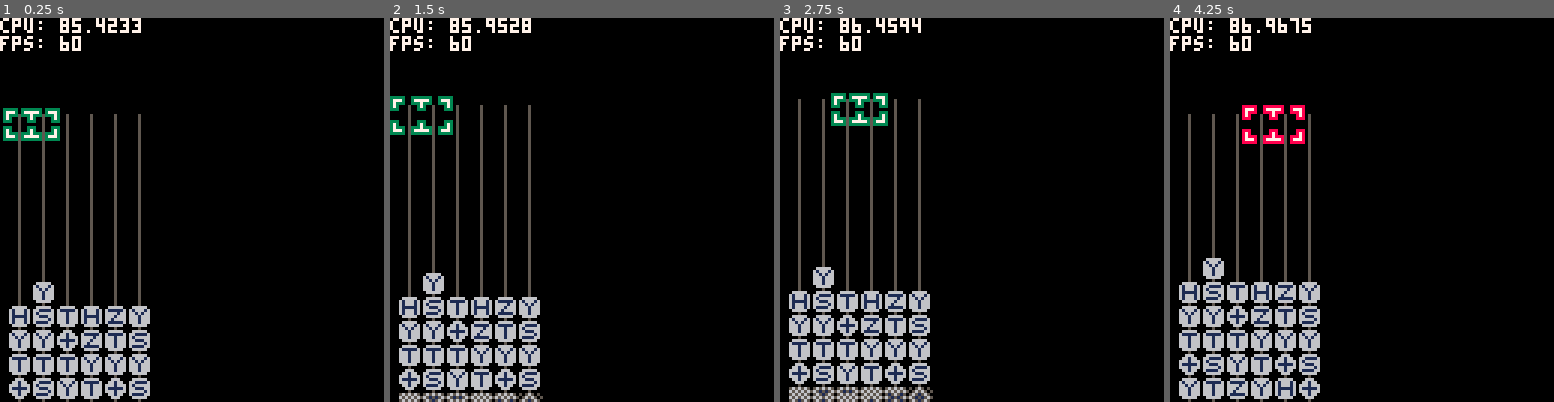
Above: before the commit, frames 1-4 (left to right).
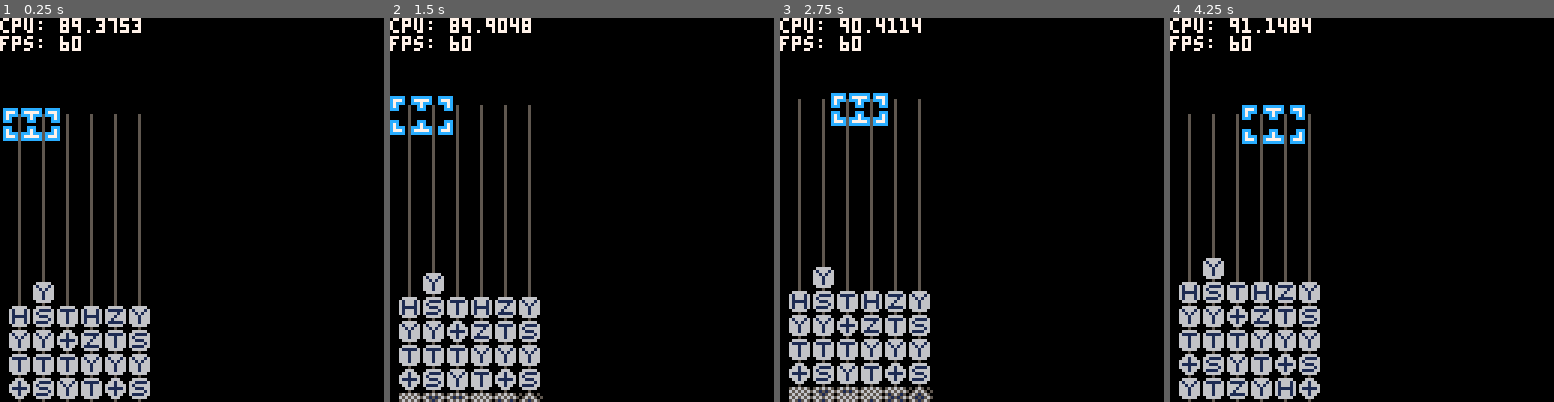
Above: after the commit, the same moments.

Repository: qniapp/quantattack
Game: PICO-8 cartridge qitaev.p8
The game is run twice, just before and just after one commit, with the same random seed, the same clock (stepped at 60 frames per second) and the same inputs.
Inputs:
- Up to frame 1 (0.25 s): no input
- Up to frame 2 (1.5 s): tap X (X key) at 0.33, 1.07 s; tap O (Z key) at 0.7 s
- Up to frame 3 (2.75 s): hold Right 1.6-2.1 s; tap O (Z key) at 1.7, 2.1, 2.5 s; tap X (X key) at 1.85 s; hold Up 2.15-2.42 s; hold Right from 2.47 s (still down)
- Up to frame 4 (4.25 s): tap O (Z key) every 0.4 s from 2.9 to 4.1 s; tap X (X key) at 2.97, 4.08 s; release Right at 3.03 s; hold Left 3.08-3.58 s; hold Down 3.63-3.97 s; hold Right from 4.02 s (still down)

The runs differ from the first frame. In frame 1, 0.7% of the frame differs, in the area x 0-34%, y 0-33%; in frame 2, 0.7%; in frame 3, 0.8%; in frame 4, 0.9%, in the area x 15-37%, y 0-33%.

Commit message:
game over 画面を追加

Diff:
--- a/qitaev.p8
+++ b/qitaev.p8
@@ -12,6 +12,7 @@
   ["red"] = 8,
   ["orange"] = 9,
   ["yellow"] = 10,
+  ["green"] = 11,
   ["blue"] = 12,
 }
 
@@ -215,7 +216,7 @@
   cols = 6,
   rows = 12,
   next_row = 1,
-  cnot_probability = 0.1,
+  cnot_probability = 0.9,
 
   new = function(self, top, left)
     local b = {
@@ -305,14 +306,41 @@
           end
         end
 
-        -- draw cnot gates over the cnot laser
+        -- draw swap line
+        for bx = 1, board.cols do
+          for by = board.rows, 1, -1 do
+            local x = self.left + (bx - 1) * quantum_gate.size
+            local y = self.top + (by - 1) * quantum_gate.size
+            local gate = self.gate[bx][by]
+
+            if gate:is_swap() then
+              local other_x = nil
+              for ox = 1, board.cols do
+                if ox ~= bx and self.gate[ox][by]:is_swap() then
+                  other_x = ox
+                  break
+                end
+              end
+              assert(other_x)
+
+              local lx0 = x + 3
+              local ly0 = y + 3 - self.raised_dots
+              local lx1 = self.left + (other_x - 1) * 8 + 3
+              local ly1 = ly0
+
+              line(lx0, ly0, lx1, ly1, colors.green)
+            end
+          end
+        end
+
+        -- draw cnot and swap gates over the cnot and swap laser
         for bx = 1, board.cols do
           for by = board.rows + board.next_row, 1, -1 do
             local x = self.left + (bx - 1) * quantum_gate.size
             local y = self.top + (by - 1) * quantum_gate.size
             local gate = self.gate[bx][by]
 
-            if gate:is_c() or gate:is_cnot_x() then
+            if gate:is_c() or gate:is_cnot_x() or gate:is_swap() then
               gate:draw(x, y - self.raised_dots)
             end
 
@@ -460,6 +488,7 @@
 
             while ((not self.gate[x][tmp_y]:is_c()) and
                    (not self.gate[x][tmp_y]:is_cnot_x()) and
+                   (not self.gate[x][tmp_y]:is_swap()) and
                     self:is_droppable(x, tmp_y)) do
               self.gate[x][tmp_y + 1] = self.gate[x][tmp_y]
               self.gate[x][tmp_y] = quantum_gate.i()
@@ -545,14 +574,24 @@
         return false
       end,
 
+      is_game_over = function(self)
+        for x = 1, board.cols do
+          if not self.gate[x][1]:is_i() then
+            return true
+          end
+        end
+
+        return false
+      end,
+
       insert_gates_at_bottom = function(self)
         for x = 1, board.cols do
           for y = 1, board.rows + board.next_row - 1 do
-            if y == 1 and (not self.gate[x][y]:is_i()) then
-              self:game_over()
-            else
-              self.gate[x][y] = self.gate[x][y + 1]
-            end
+            if y == 1 then
+              assert(self.gate[x][1]:is_i())
+            end
+
+            self.gate[x][y] = self.gate[x][y + 1]
           end
         end
 
@@ -600,18 +639,18 @@
       end,
 
       game_over = function(self)
-        assert(false, "game over")
+        self._state = "game over"
       end,
 
       -- private
 
       _random_gate = function(self)
-        local g = nil
+        local gate = nil
         repeat
-          g = quantum_gate:new(quantum_gate.types[flr(rnd(#quantum_gate.types)) + 1])
-        until ((not g:is_i()) and (not g:is_c()) and (not g:is_swap()))
-
-        return g
+          gate = quantum_gate:new(quantum_gate.types[flr(rnd(#quantum_gate.types)) + 1])
+        until ((not gate:is_i()) and (gate.type ~= "c") and (gate.type ~= "swap"))
+
+        return gate
       end,
     }
 
@@ -853,8 +892,11 @@
       end,
 
       is_c = function(self)
-        -- assert(self.cnot_x_x)
-        return self.type == "c"
+        if self.type == "c" then
+          assert(self.cnot_x_x)
+          return true
+        end
+        return false
       end,
 
       is_swap = function(self)
@@ -924,7 +966,7 @@
   return c
 end
 
-quantum_gate.swap = function()
+quantum_gate.swap = function(other_x)
   return quantum_gate:new("swap")
 end
 
@@ -1095,6 +1137,7 @@
 
 game = {
   init = function(self)
+    self._state = "solo"
     self.board = board:new(32, 3)
     self.player_cursor = player_cursor:new(1, 1, self.board)
     self.tick = 0
@@ -1102,79 +1145,97 @@
   end,
 
   update = function(self, board)
-    self.tick += 1
-
-    dropping_particle:update()
-
-    if btnp(0) then
-      self.player_cursor:move_left()
-    end
-
-    if btnp(1) then
-      self.player_cursor:move_right()
-    end
-
-    if btnp(2) then
-      self.player_cursor:move_up()
-    end
-
-    if btnp(3) then
-      self.player_cursor:move_down()
-    end
-
-    if (btnp(4)) then
-      local swapped = self.board:swap(self.player_cursor.x, self.player_cursor.x + 1, self.player_cursor.y)
-      if swapped == false then
+    if self._state == "solo" then
+      self.tick += 1
+
+      dropping_particle:update()
+
+      if btnp(0) then
+        self.player_cursor:move_left()
+      end
+
+      if btnp(1) then
+        self.player_cursor:move_right()
+      end
+
+      if btnp(2) then
+        self.player_cursor:move_up()
+      end
+
+      if btnp(3) then
+        self.player_cursor:move_down()
+      end
+
+      if btnp(4) then
+        local swapped = self.board:swap(self.player_cursor.x, self.player_cursor.x + 1, self.player_cursor.y)
+        if swapped == false then
+          self.player_cursor:flash()
+        end
+      end
+
+      self.board:reduce()
+      self.board:drop_gates()
+      self.board:update_gates()
+
+      foreach(self.board:gates_dropped_bottom(), function(each)
+        local x = self.board.left + (each.x - 1) * quantum_gate.size
+        local y = self.board.top + (each.y - 1) * quantum_gate.size
+
+        dropping_particle:create(x + 1, y + 7, 0, colors.white)
+        dropping_particle:create(x + 3, y + 7, 0, colors.white)
+        dropping_particle:create(x + 5, y + 7, 0, colors.white)
+      end)
+
+      foreach(self.board:gates_changing_to_i(), function(each)
+        for x = 0, 7 do
+          for y = 0, 7 do
+            if x % 3 == 0 and y % 3 == 0 then
+              local px = self.board.left + (each.x - 1) * quantum_gate.size + x
+              local py = self.board.top + (each.y - 1) * quantum_gate.size + y
+
+              dropping_particle:create(px, py, 1, colors.blue)
+              dropping_particle:create(px, py, 0, colors.dark_purple)
+            end
+          end
+        end
+      end)
+
+      self.player_cursor:update()
+      local left_gate = self.board.gate[self.player_cursor.x][self.player_cursor.y]
+      local right_gate = self.board.gate[self.player_cursor.x + 1][self.player_cursor.y]
+      if not self.board:is_swappable(left_gate, right_gate) then
         self.player_cursor:flash()
       end
-    end
-
-    self.board:reduce()
-    self.board:drop_gates()
-    self.board:update_gates()
-
-    foreach(self.board:gates_dropped_bottom(), function(each)
-      local x = self.board.left + (each.x - 1) * quantum_gate.size
-      local y = self.board.top + (each.y - 1) * quantum_gate.size
-
-      dropping_particle:create(x + 1, y + 7, 0, colors.white)
-      dropping_particle:create(x + 3, y + 7, 0, colors.white)
-      dropping_particle:create(x + 5, y + 7, 0, colors.white)
-    end)
-
-    foreach(self.board:gates_changing_to_i(), function(each)
-      for x = 0, 7 do
-        for y = 0, 7 do
-          if x % 3 == 0 and y % 3 == 0 then
-            local px = self.board.left + (each.x - 1) * quantum_gate.size + x
-            local py = self.board.top + (each.y - 1) * quantum_gate.size + y
-
-            dropping_particle:create(px, py, 1, colors.blue)
-            dropping_particle:create(px, py, 0, colors.dark_purple)
-          end
-        end
-      end
-    end)
-
-    self.player_cursor:update()
-    local left_gate = self.board.gate[self.player_cursor.x][self.player_cursor.y]
-    local right_gate = self.board.gate[self.player_cursor.x + 1][self.player_cursor.y]
-    if not self.board:is_swappable(left_gate, right_gate) then
-      self.player_cursor:flash()
-    end
-
-    if self.tick == 30 then
-      if #self.board:gates_in_action() == 0 then
-        self.num_raise_gates += 1
-        self.board:raise_one_dot()
-        if self.num_raise_gates == 8 then
-          self.num_raise_gates = 0
-          self.board:insert_gates_at_bottom()
-          self.player_cursor:move_up()
-        end
-      end
-
-      self.tick = 0
+
+      if self.tick == 30 then
+        if #self.board:gates_in_action() == 0 then
+          self.num_raise_gates += 1
+          self.board:raise_one_dot()
+          if self.num_raise_gates == 8 then
+            if self.board:is_game_over() then
+              self._state = "game over"
+              cursor(74, 50)
+              color(colors.red)
+              print("game over")
+              cursor(57, 58)
+              color(colors.white)
+              print("press ❎ to replay")
+            else
+              self.num_raise_gates = 0
+              self.board:insert_gates_at_bottom()
+              self.player_cursor:move_up()
+            end
+          end
+        end
+
+        self.tick = 0
+      end
+    elseif self._state == "game over" then
+      if btnp(5) then
+        self:init()
+      end
+    else
+      assert(false, "unknown state")
     end
   end,
 
@@ -1186,12 +1247,14 @@
   end,
 
   draw = function(self)
-    cls()
-
-    self.board:draw()
-    self.player_cursor:draw(self.board.raised_dots)
-    self:draw_stats()
-    dropping_particle:draw()
+    if self._state == "solo" then
+      cls()
+
+      self.board:draw()
+      self.player_cursor:draw(self.board.raised_dots)
+      self:draw_stats()
+      dropping_particle:draw()
+    end
   end,
 }
 
@@ -1200,7 +1263,6 @@
 end
 
 function _update60()
--- function _update()
   game:update()
 end
 
Not shown, changed: 25 lines of the sprite sheet (__gfx__) section of qitaev.p8
